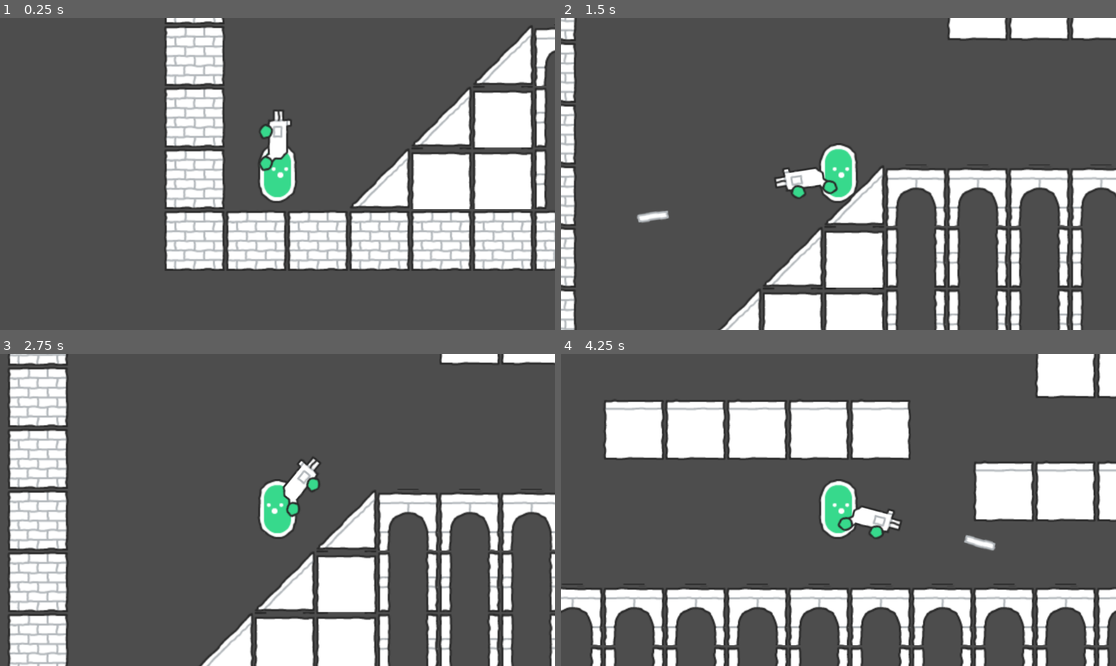
Above: before the commit, frames 1-4 (two rows, left to right).
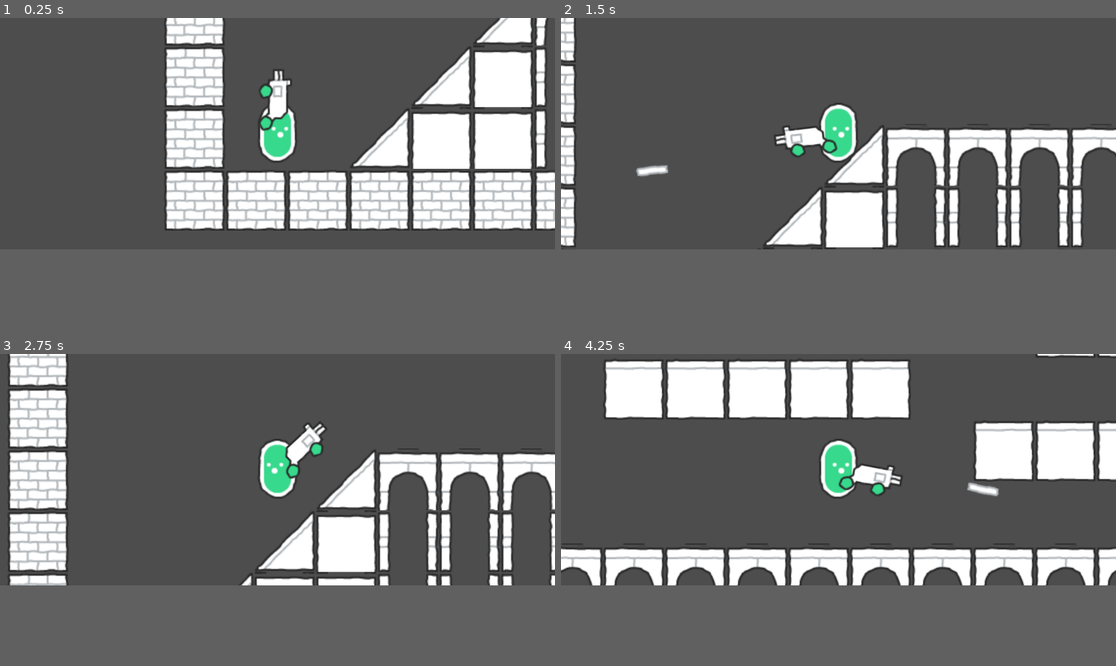
Above: after the commit, the same moments.

Repository: rteijeiro/Godot-Prototypes
Game: Godot game, scene res://shooter_platformer/shooter_platformer.tscn
The game is run twice, just before and just after one commit, with the same random seed, the same clock (stepped at 60 frames per second) and the same inputs. The project has no main scene, so this scene is started directly.
Inputs (mouse positions are in pixels of both pictures, inside the frame that each line leads up to):
- Up to frame 1 (0.25 s): no input
- Up to frame 2 (1.5 s): move the mouse to (960, 158) at 0.52 s; hold Right (move_right) from 0.53 s (still down); tap Space (shoot) at 0.6 s; click (960, 158) at 0.67 s; tap Up (move_up) at 0.77 s; move the mouse to (727, 189) at 1.27 s; click (727, 189) at 1.35 s
- Up to frame 3 (2.75 s): tap Up (move_up) at 1.52 s; tap Space (shoot) at 1.55, 2.1 s; move the mouse to (333, 441) at 2.02 s; release Right (move_right) at 2.03 s; hold Left (move_left) from 2.03 s (still down)
- Up to frame 4 (4.25 s): move the mouse to (810, 572) at 2.77 s; release Left (move_left) at 2.78 s; hold Right (move_right) from 2.78 s (still down); tap Space (shoot) at 2.85, 3.8 s; click (810, 572) at 2.92 s; tap Up (move_up) at 3.02, 3.77 s; move the mouse to (1005, 556) at 3.52 s; press the mouse at (1005, 556) at 3.53 s
In our replay, the window is 799x449 before the commit and 799x333 after it. These sizes can differ from the game's own. Grey fills any space a smaller window leaves; there, only what the larger window draws over its background counts as a difference.

The runs differ from the first frame. In frame 1, 26% of the frame differs, in the area x 29-100%, y 0-82%; in frame 2, 25%; in frame 3, 27%; in frame 4, 48%, in the area x 0-100%, y 0-100%.

Commit message:
Adds Side Racing game prototype.

Diff:
--- a/project.godot
+++ b/project.godot
@@ -13,6 +13,10 @@
 config/name="Godot Tools"
 config/features=PackedStringArray("4.4", "Forward Plus")
 config/icon="res://icon.svg"
+
+[display]
+
+window/size/viewport_height=480
 
 [input]
 
--- a/shooter_platformer/player/bullet.tscn
+++ b/shooter_platformer/player/bullet.tscn
@@ -17,3 +17,5 @@
 shape = SubResource("RectangleShape2D_nfope")
 
 [node name="VisibleOnScreenNotifier2D" type="VisibleOnScreenNotifier2D" parent="."]
+position = Vector2(0.5, 0)
+scale = Vector2(1.65, 0.5)
--- /dev/null
+++ b/side_racing/car/car.gd
@@ -0,0 +1,15 @@
+extends CharacterBody2D
+
+const SPEED = 300.0
+
+func _physics_process(delta: float) -> void:
+
+	# Get the input direction and handle the movement/deceleration.
+	# As good practice, you should replace UI actions with custom gameplay actions.
+	var direction := Input.get_axis("ui_left", "ui_right")
+	if direction:
+		velocity.x = direction * SPEED
+	else:
+		velocity.x = move_toward(velocity.x, 0, SPEED)
+
+	move_and_slide()
--- /dev/null
+++ b/side_racing/car/car.tscn
@@ -0,0 +1,23 @@
+[gd_scene load_steps=4 format=3 uid="uid://clrrv1j7ufouw"]
+
+[ext_resource type="Texture2D" uid="uid://hcgjkiicy0q4" path="res://side_racing/resources/sports_red.png" id="1_cgqh6"]
+[ext_resource type="Script" path="res://side_racing/car/car.gd" id="1_l5d8c"]
+
+[sub_resource type="RectangleShape2D" id="RectangleShape2D_l5d8c"]
+size = Vector2(34, 12)
+
+[node name="Car" type="CharacterBody2D"]
+scale = Vector2(3, 3)
+script = ExtResource("1_l5d8c")
+
+[node name="Sprite2D" type="Sprite2D" parent="."]
+texture_filter = 1
+texture = ExtResource("1_cgqh6")
+
+[node name="CollisionShape2D" type="CollisionShape2D" parent="."]
+shape = SubResource("RectangleShape2D_l5d8c")
+
+[node name="Camera2D" type="Camera2D" parent="."]
+zoom = Vector2(2, 2)
+limit_top = -120
+limit_bottom = 120
--- /dev/null
+++ b/side_racing/road/road.tscn
@@ -0,0 +1,32 @@
+[gd_scene load_steps=4 format=3 uid="uid://bnfxevlm2ups0"]
+
+[ext_resource type="Texture2D" uid="uid://f3yblh2u01je" path="res://side_racing/resources/back.png" id="1_7wbk1"]
+[ext_resource type="Texture2D" uid="uid://oqnxs51y04pu" path="res://side_racing/resources/buildings.png" id="2_dtnt8"]
+[ext_resource type="Texture2D" uid="uid://cvllj6otijvtk" path="res://side_racing/resources/highway.png" id="3_8p8n4"]
+
+[node name="Road" type="Node2D"]
+position = Vector2(1198, 0)
+
+[node name="Background" type="Parallax2D" parent="."]
+texture_filter = 1
+scroll_scale = Vector2(0.3, 1)
+repeat_size = Vector2(224, 0)
+repeat_times = 10
+
+[node name="Sprite2D" type="Sprite2D" parent="Background"]
+texture = ExtResource("1_7wbk1")
+
+[node name="Buildings" type="Parallax2D" parent="."]
+scroll_scale = Vector2(0.5, 1)
+repeat_size = Vector2(256, 0)
+repeat_times = 8
+
+[node name="Sprite2D" type="Sprite2D" parent="Buildings"]
+texture = ExtResource("2_dtnt8")
+
+[node name="Highway" type="Parallax2D" parent="."]
+repeat_size = Vector2(896, 0)
+repeat_times = 2
+
+[node name="Sprite2D" type="Sprite2D" parent="Highway"]
+texture = ExtResource("3_8p8n4")
--- /dev/null
+++ b/side_racing/side_racing.tscn
@@ -0,0 +1,11 @@
+[gd_scene load_steps=3 format=3 uid="uid://ksv25y1xujps"]
+
+[ext_resource type="PackedScene" uid="uid://bnfxevlm2ups0" path="res://side_racing/road/road.tscn" id="1_lvej4"]
+[ext_resource type="PackedScene" uid="uid://clrrv1j7ufouw" path="res://side_racing/car/car.tscn" id="1_vwp1j"]
+
+[node name="SideRacing" type="Node2D"]
+
+[node name="Road" parent="." instance=ExtResource("1_lvej4")]
+
+[node name="Car" parent="." instance=ExtResource("1_vwp1j")]
+position = Vector2(-1, 67)
Binary file added: side_racing/resources/back.png
Not shown, added: side_racing/resources/back.png.import
Binary file added: side_racing/resources/buildings.png
Not shown, added: side_racing/resources/buildings.png.import
Binary file added: side_racing/resources/highway.png
Not shown, added: side_racing/resources/highway.png.import
Binary file added: side_racing/resources/sports_red.png
Not shown, added: side_racing/resources/sports_red.png.import
